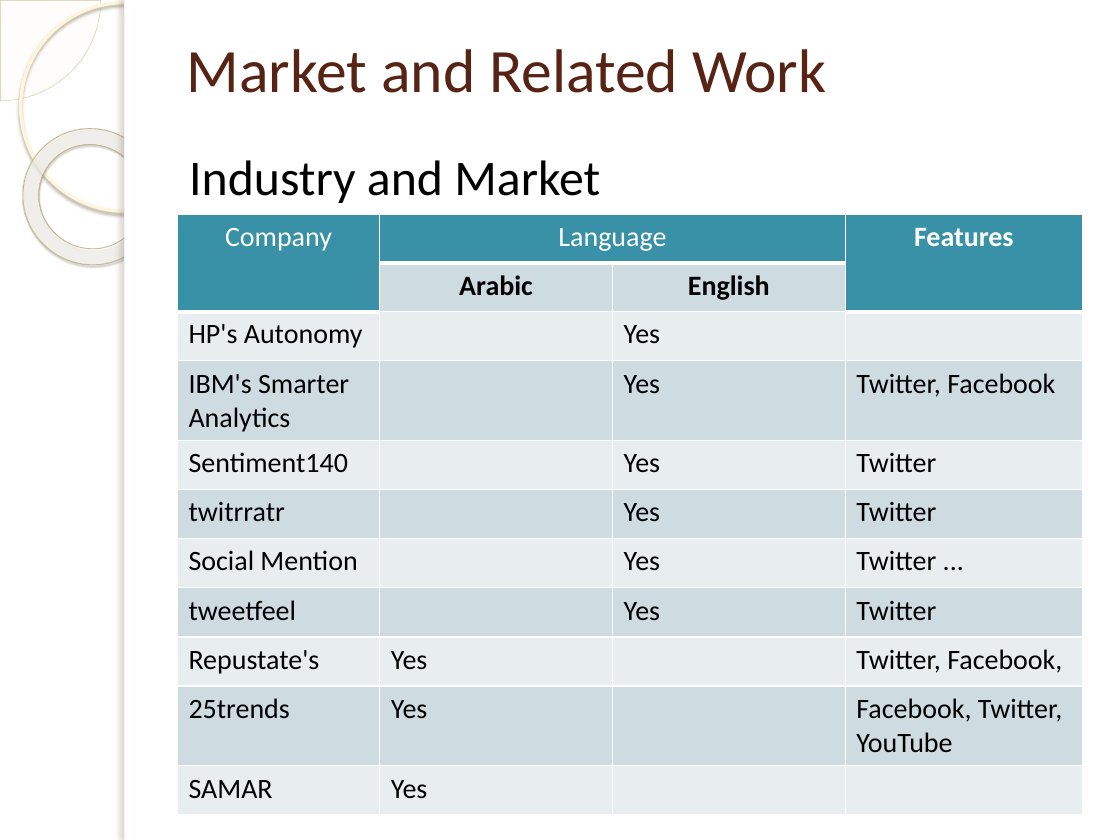
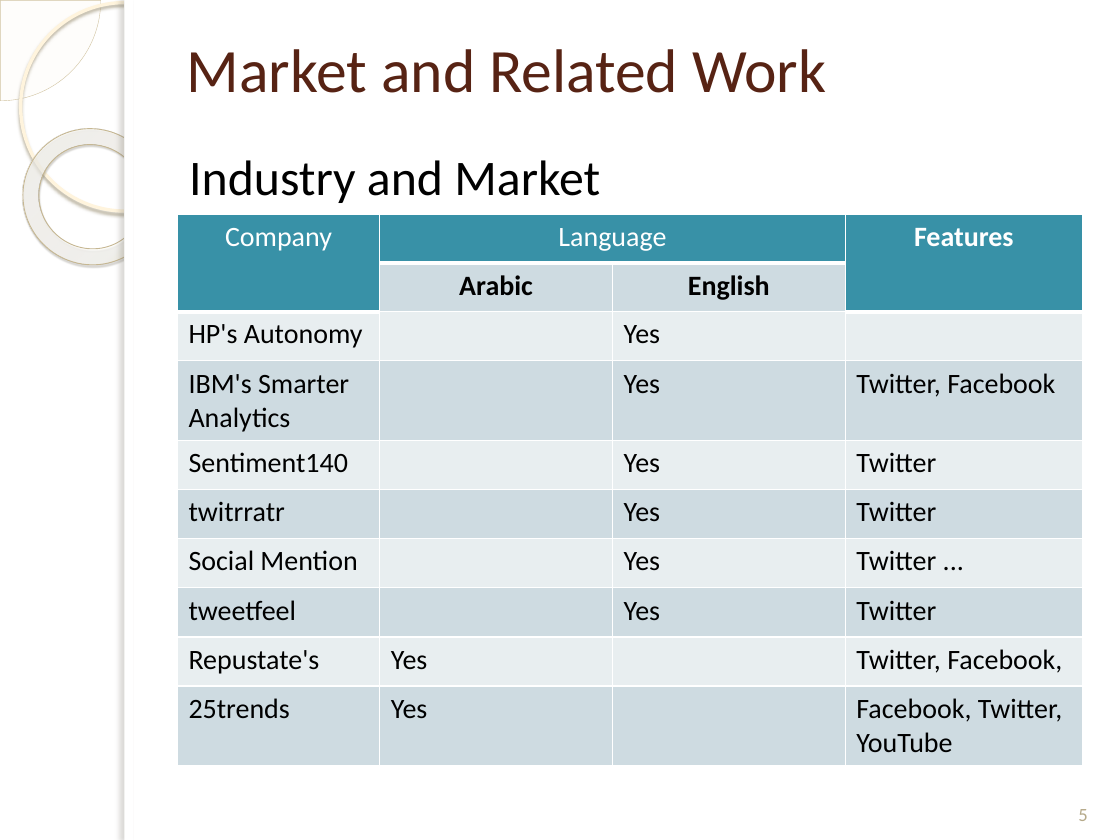
Before and after one commit to mhd9023/Thesis, a slide deck: slide 5 of Report#1_.pptx. Drawn at 1120x840 pixels with LibreOffice and Linux fonts; fonts in the diff are those of the drawing; background and template pictures are left out. Boxes give left, top, right and bottom in pixels: in the first picture for what was removed or moved away, otherwise in the second. Text is boxed around its words. In the diff, an @@ line names an element or a change of style, - is before the commit and + after.

```diff
--- a/Report#1_.pptx
+++ b/Report#1_.pptx
@@ table at [177, 215, 1083, 764] @@
-row 11: SAMAR | Yes |  | 
@@ page number added at [1078, 809, 1087, 821], 12 pt, text #B6A98A @@
+5
```
Also in this commit, not shown: 32 other slides changed, 3 slides added, 2 other files.
